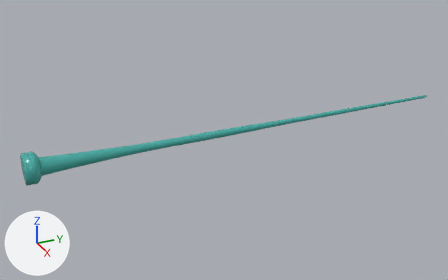
One commit to the glTF model public/models/tentacle.glb: the scene before it, then after it.
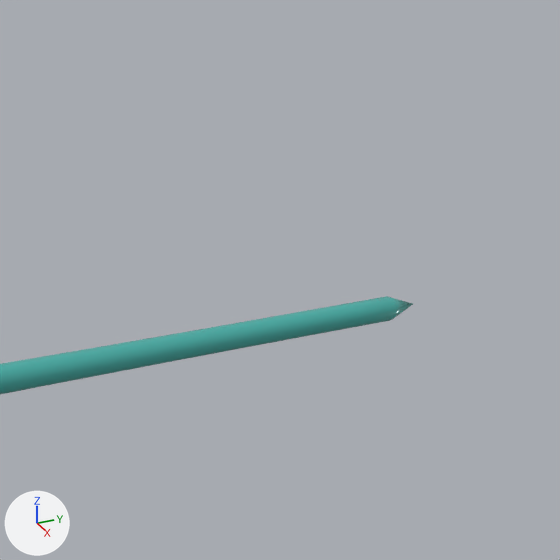
Each version appears first whole from a camera (50 mm lens) standing at (1.408, -0.121, 0.683) and looking at (-0.019, 0.521, -0.031), and next in a close-up on the part from 85% to 99% of the width and 22% to 45% of the height. Lighting does not change. The marker at lower left points along +X, +Y and +Z. The older version's two pictures come first.

Objects in the first close-up: 'Tentacle'.
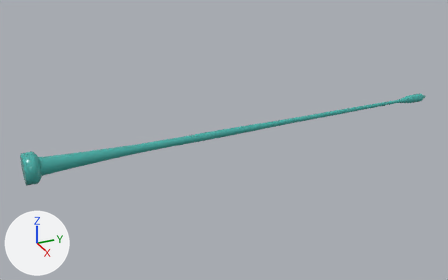
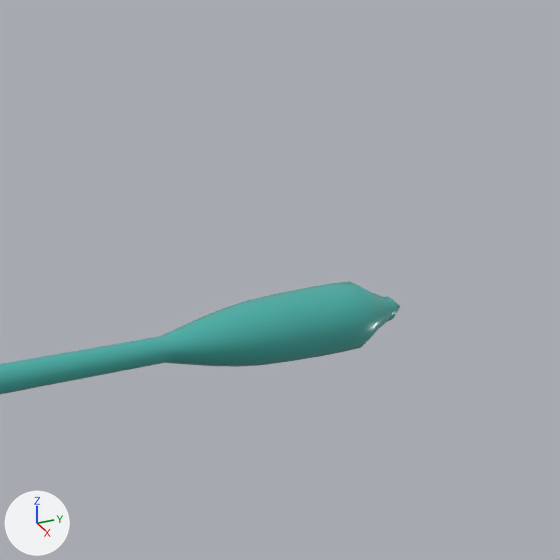
What differs and where, as boxes (x1, y1, x2, y2) in the close-ups (560 x 560 px):
'Proboscis', added (cyan)
    after: (162, 281, 392, 367)

Patch to the scene script:
```diff
--- a/public/models/tentacle.glb.py
+++ b/public/models/tentacle.glb.py
@@ me_proboscis @@
+me_proboscis.from_pydata(...)  # 2032 vertices, 4060 faces; spans x -0.013..0.013, y -0.004..1.206, z -0.013..0.013
+me_proboscis.materials.append(mat_gel)  # cyan #45ada6
@@ ob_proboscis @@
+ob_proboscis = bpy.data.objects.new('Proboscis', me_proboscis)
+ob_proboscis.location = (0.0, 0.0, 0.0)
```
